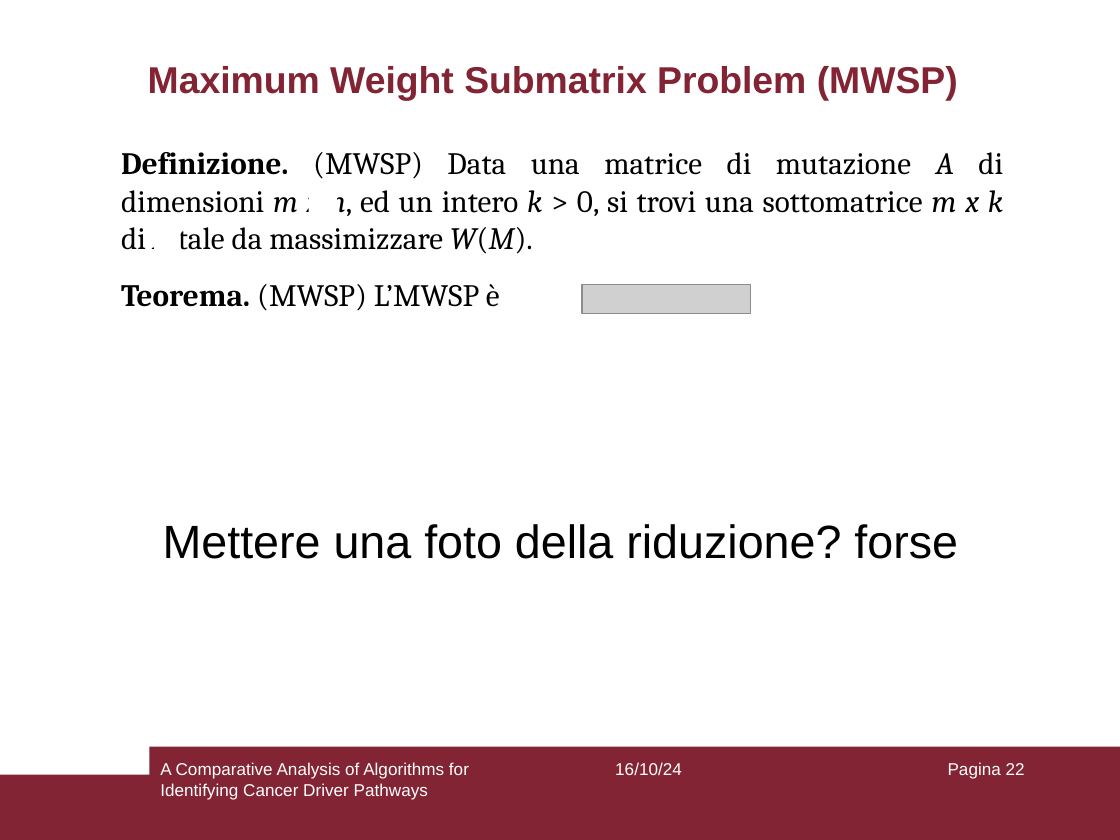
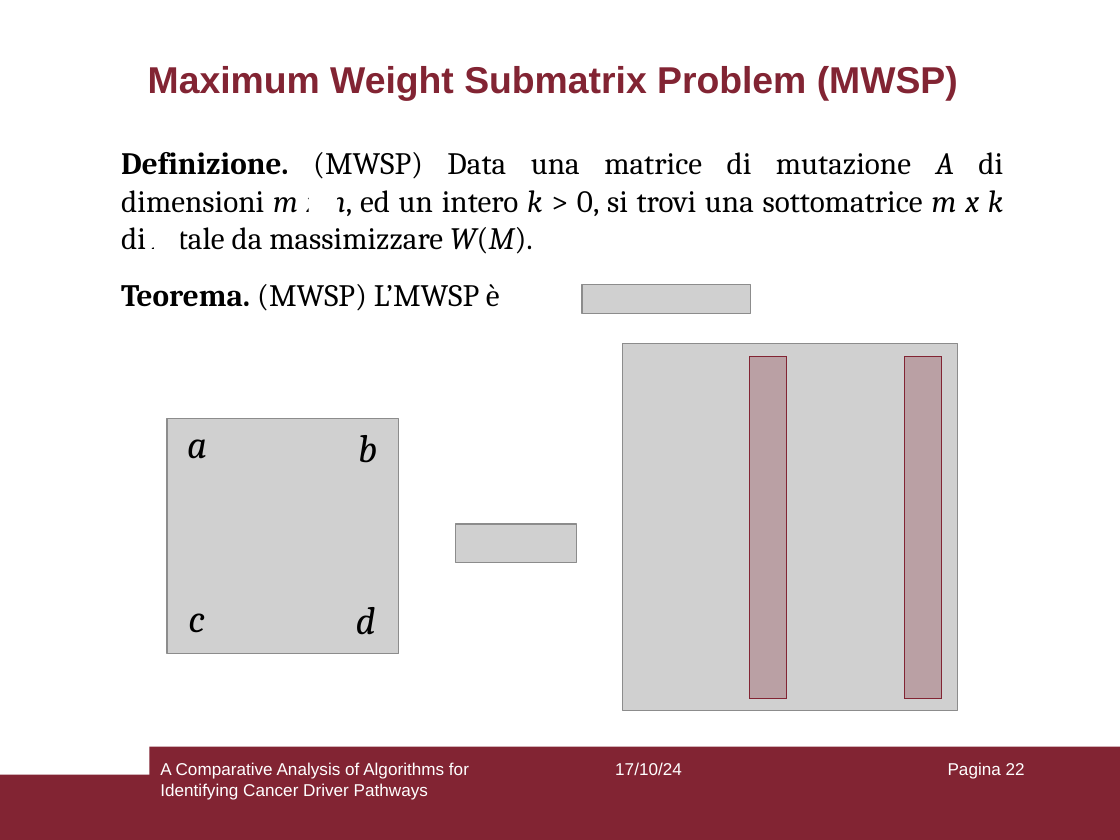
Before and after one commit to aflaag/bsc-thesis, a slide deck: slide 22 of presentation/slides.odp. Drawn at 1120x840 pixels with LibreOffice and Linux fonts; fonts in the diff are those of the drawing; grey boxes stand for pictures; background and template pictures are left out. Boxes give left, top, right and bottom in pixels: in the first picture for what was removed or moved away, otherwise in the second. Text is boxed around its words. In the diff, an @@ line names an element or a change of style, - is before the commit and + after.

Commit message:
added reduction MWSP

```diff
--- a/presentation/slides.odp
+++ b/presentation/slides.odp
@@ picture added at (623,344,958,711) @@
@@ rectangle added at (750,356,787,699), fill #822433 at 28% opacity, outline #822433 0 pt @@
@@ rectangle added at (904,356,941,699), fill #822433 at 28% opacity, outline #822433 0 pt @@
@@ picture added at (167,419,399,654) @@
@@ rectangle: place and size @@
-rectangle at (155,349,181,388)
+rectangle at (171,416,198,454)
@@ text added at (187,439,207,459), 25 pt, text #000000, italic @@
+a
@@ text added at (358,435,377,463), 25 pt, text #000000, italic @@
+b
@@ text removed at (163,524,958,559) @@
-Mettere una foto della riduzione? forse
@@ picture added at (456,524,577,562) @@
@@ text added at (188,613,205,633), 25 pt, text #000000, italic @@
+c
@@ text added at (356,607,376,635), 25 pt, text #000000, italic @@
+d
@@ text at (615,762,682,775): text changed @@
-16/10/24
+17/10/24
```
Also in this commit, not shown: 32 other slides changed, 1 slide added, 1 slide removed, 9 other files.
